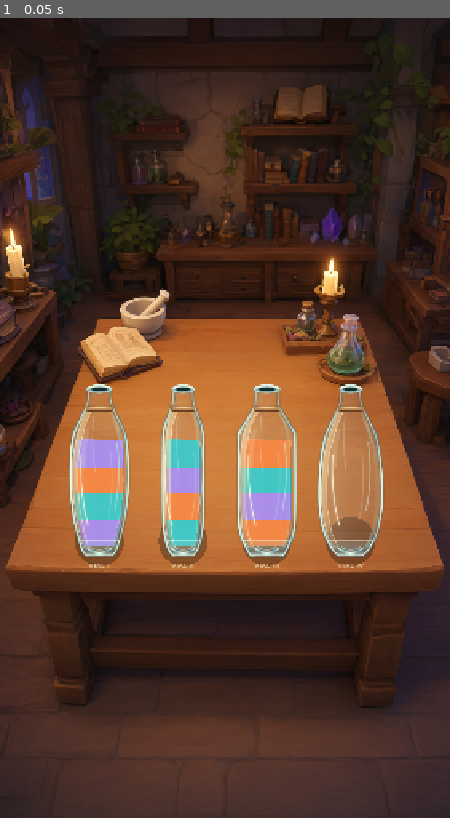
Above: before the commit, frame 1.
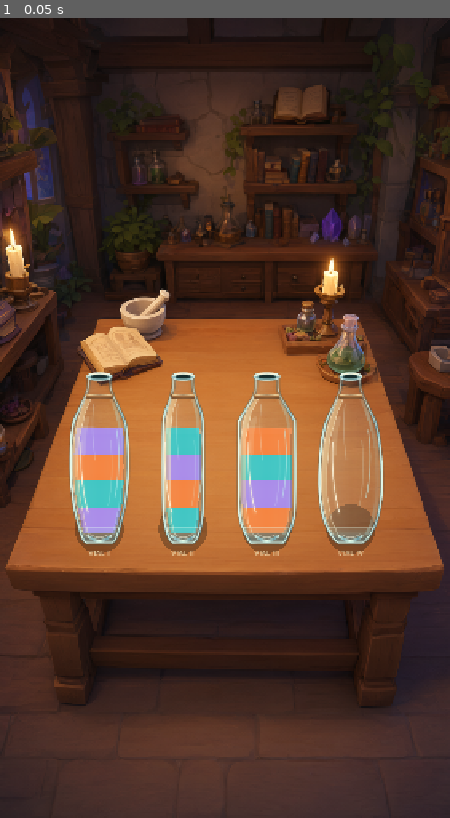
Above: after the commit, the same moment.

Repository: Kryodo/spell-sort-game
Game: Godot game, scene res://scenes/workshop_vial_preview.tscn
The game is run twice, just before and just after one commit, with the same random seed, the same clock (stepped at 60 frames per second) and the same inputs. This scene is started directly instead of the project's main scene.
Inputs:
- Up to frame 1 (0.05 s): no input

The runs differ from the first frame. In frame 1, 6.4% of the frame differs, in the area x 15-86%, y 44-69%.

Commit message:
Raise vial row for subtle overlap with rear props

Diff:
--- a/scripts/workshop_vial_preview.gd
+++ b/scripts/workshop_vial_preview.gd
@@ -5,7 +5,7 @@
 # Keep the bottle script at its native 116 x 365 drawing dimensions.
 const VIAL_SOURCE_SIZE := Vector2(116.0, 365.0)
 const VIAL_GAP := 18.0
-const VIAL_TOP_Y := 520.0
+const VIAL_TOP_Y := 500.0
 const VIAL_ROW_WIDTH := VIAL_SOURCE_SIZE.x * 4.0 + VIAL_GAP * 3.0
 const VIAL_ROW_START_X := (720.0 - VIAL_ROW_WIDTH) * 0.5
 const VIAL_LABELS: Array[String] = ["VIAL I", "VIAL II", "VIAL III", "VIAL IV"]
@@ -37,8 +37,8 @@
 		vial.set_script(BottleScript)
 		vial.size = VIAL_SOURCE_SIZE
 		# Match the original in-world sorting prototype: full native vial size
-		# and the same 18 px gap. The tall objects deliberately occupy the
-		# foreground and may overlap a little with rear tabletop props.
+		# and the same 18 px gap. The row sits slightly higher so the vials
+		# overlap the rear tabletop props as deliberate foreground objects.
 		vial.position = Vector2(
 			VIAL_ROW_START_X + float(index) * (VIAL_SOURCE_SIZE.x + VIAL_GAP),
 			VIAL_TOP_Y
